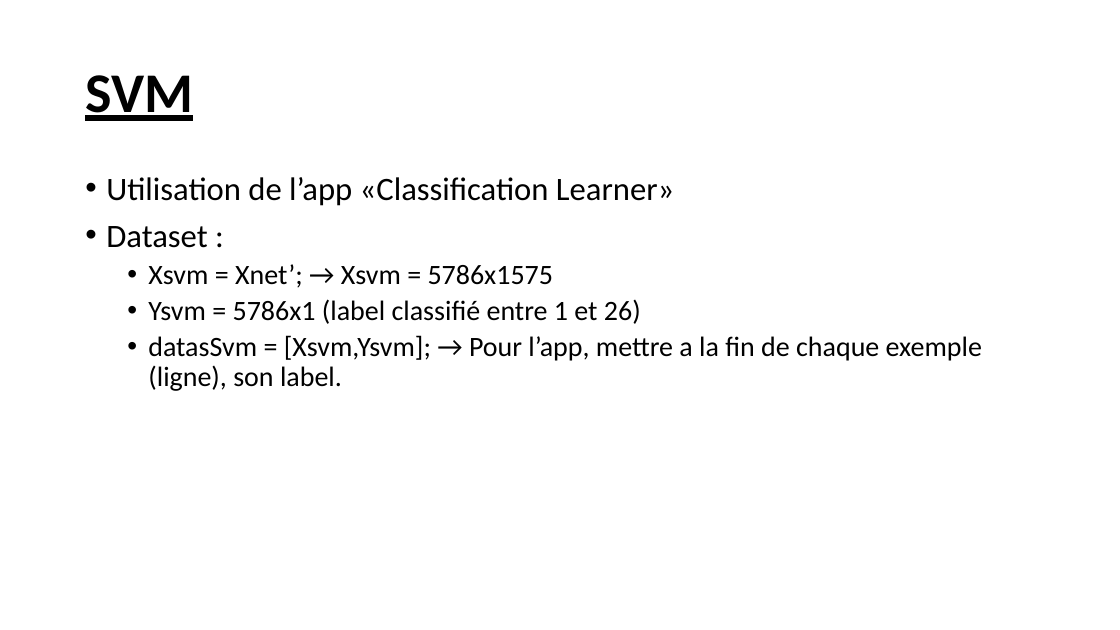
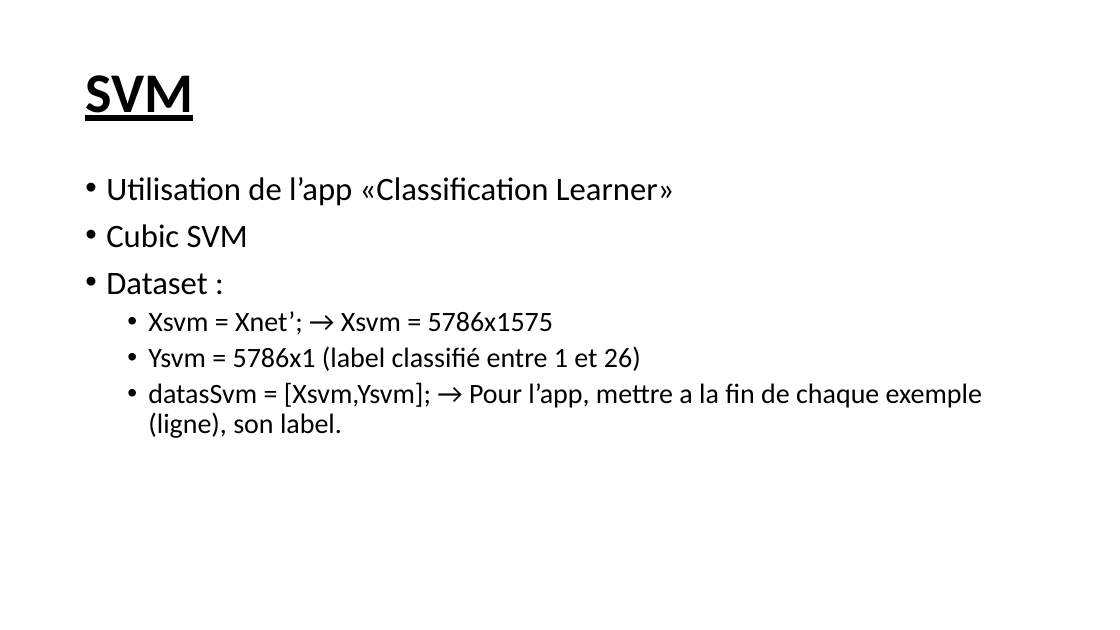
Before and after one commit to MacherelR/ProjetML4E, a slide deck: slide 8 of Présentation/MachLearn_Macherel_Evard.pptx. Drawn at 1120x630 pixels with LibreOffice and Linux fonts; fonts in the diff are those of the drawing. Boxes give left, top, right and bottom in pixels: in the first picture for what was removed or moved away, otherwise in the second. Text is boxed around its words. In the diff, an @@ line names an element or a change of style, - is before the commit and + after.

```diff
--- a/Présentation/MachLearn_Macherel_Evard.pptx
+++ b/Présentation/MachLearn_Macherel_Evard.pptx
@@ text at <box>106,224,248,248</box>: paragraph added @@
+• Cubic SVM
```
Also in this commit, not shown: 5 other slides changed, 1 slide added, 9 other files.
